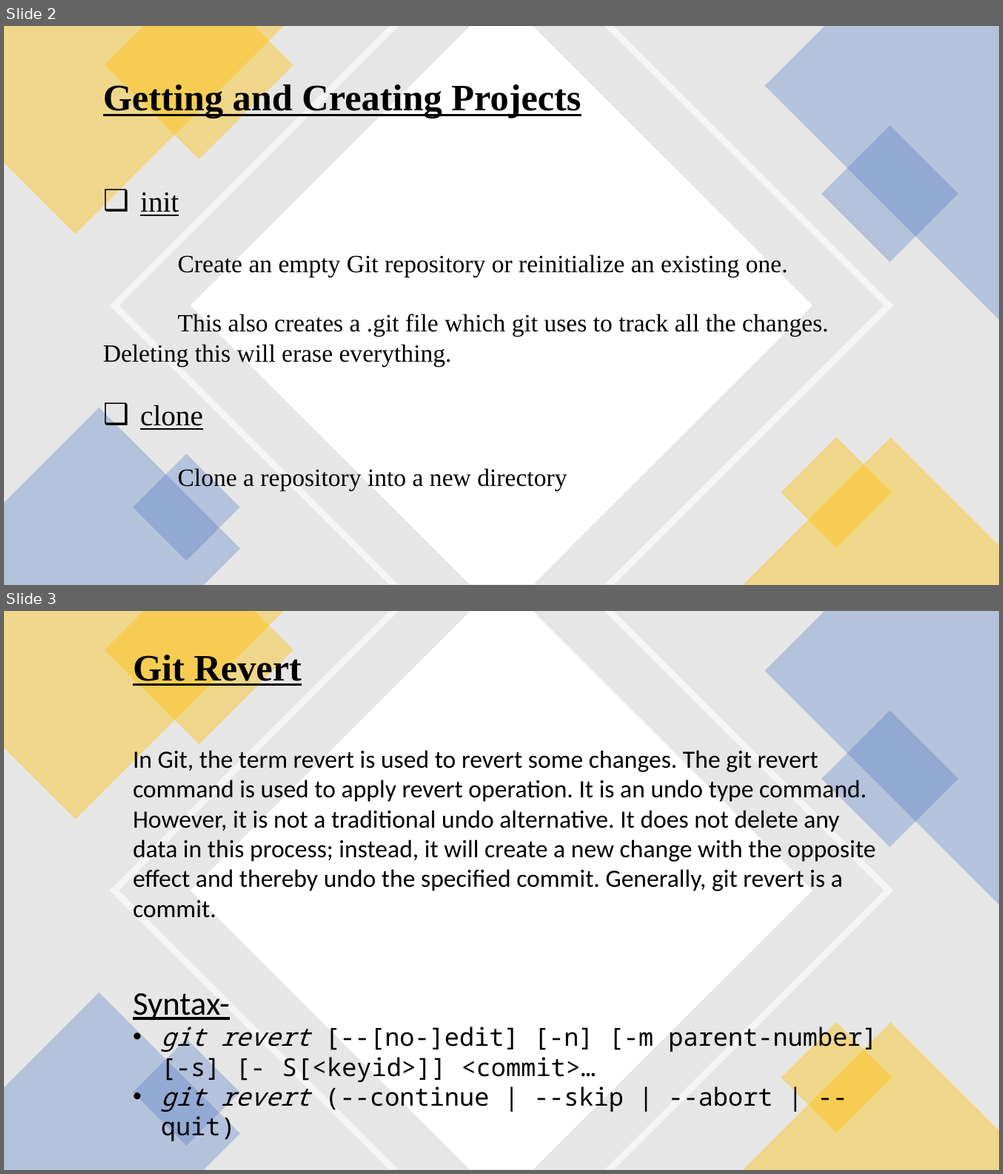
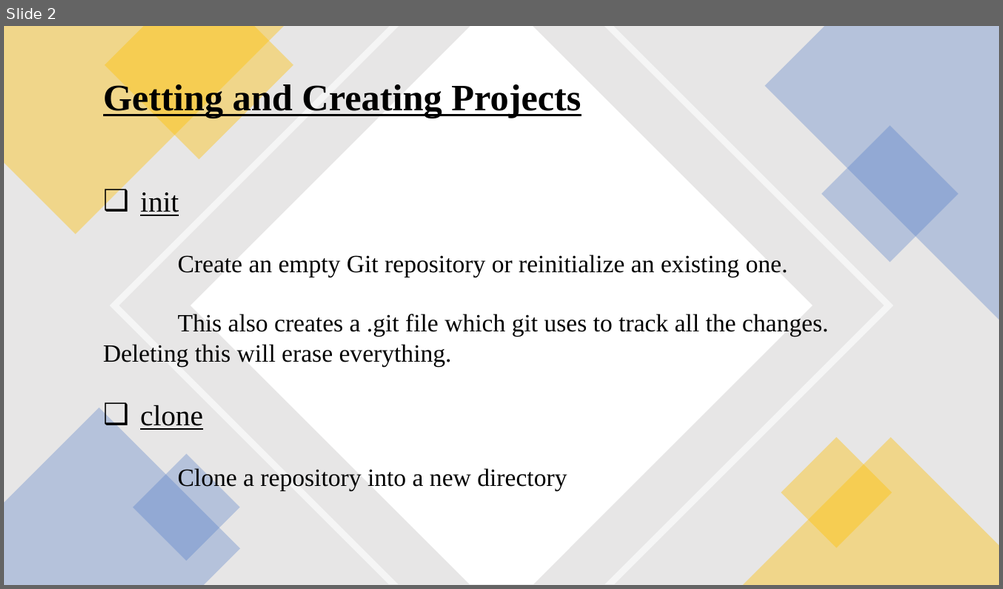
Before and after one commit to MeenakshiGoyal/1472_Git_assignment, a slide deck: Revert.pptx. Shown one above the other, each under a label of ours: slides 2 and 3 before the commit, slide 2 after it. The pictures are 1003x1174 and 1003x589 pixels, drawn with LibreOffice and Linux fonts; fonts in the diff are those of the drawing. Boxes give left, top, right and bottom in pixels: in the first picture for what was removed or moved away, otherwise in the second. Text is boxed around its words. In the diff, an @@ line names an element or a change of style, - is before the commit and + after.

```diff
--- a/Revert.pptx
+++ b/Revert.pptx
@@ slide 3 removed at box(4, 611, 999, 1170), background #FFFFFF @@
@@ rectangle removed at box(4, 611, 999, 1170) @@
@@ freeform shape removed at box(4, 611, 284, 819) @@
@@ freeform shape removed at box(105, 611, 293, 745) @@
@@ freeform shape removed at box(109, 611, 893, 1170) @@
@@ freeform shape removed at box(190, 611, 812, 1170) @@
@@ freeform shape removed at box(765, 611, 999, 905) @@
@@ text removed at box(133, 651, 301, 688) @@
-Git Revert
@@ rectangle removed at box(821, 710, 958, 848) @@
@@ text removed at box(133, 748, 876, 1143) @@
-In Git, the term revert is used to revert some changes. The git revert command is used to apply revert operation. It is an undo type command. However, it is not a traditional undo alternative. It does not delete any data in this process; instead, it will create a new change with the opposite effect and thereby undo the specified commit. Generally, git revert is a commit.
-Syntax-
-• git revert [--[no-]edit] [-n] [-m parent-number] [-s] [- S[<keyid>]] <commit>…
-• git revert (--continue | --skip | --abort | --quit)
@@ freeform shape removed at box(4, 994, 240, 1170) @@
@@ freeform shape removed at box(743, 1022, 999, 1170) @@
@@ rectangle removed at box(781, 1022, 892, 1133) @@
@@ rectangle removed at box(133, 1039, 241, 1147) @@
```
